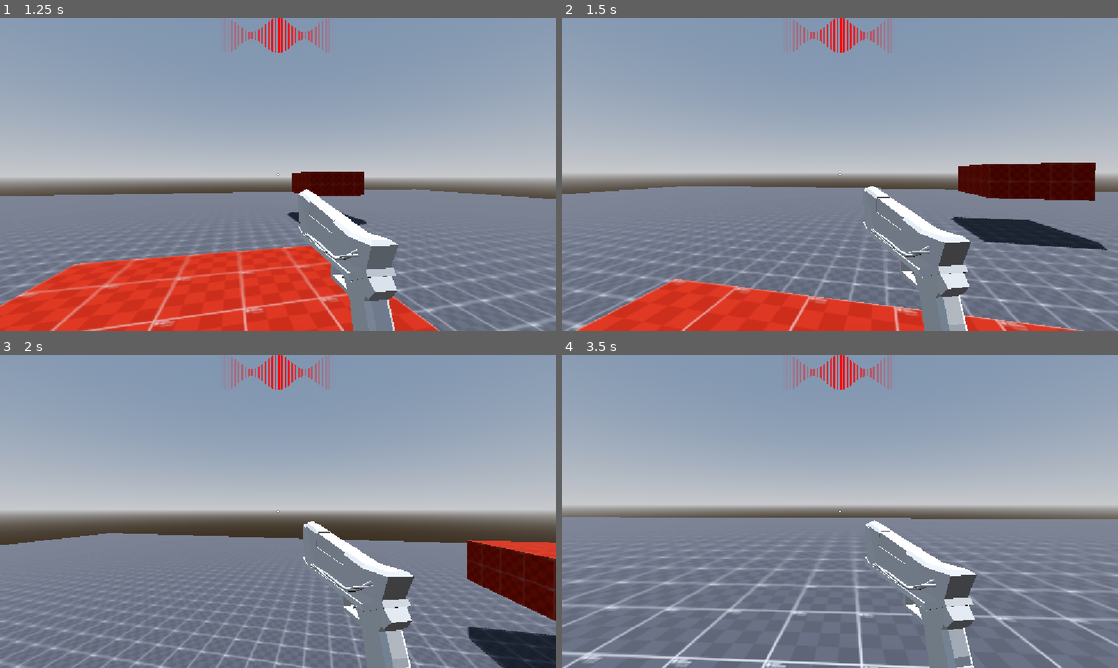
Above: before the commit, frames 1-4 (two rows, left to right).
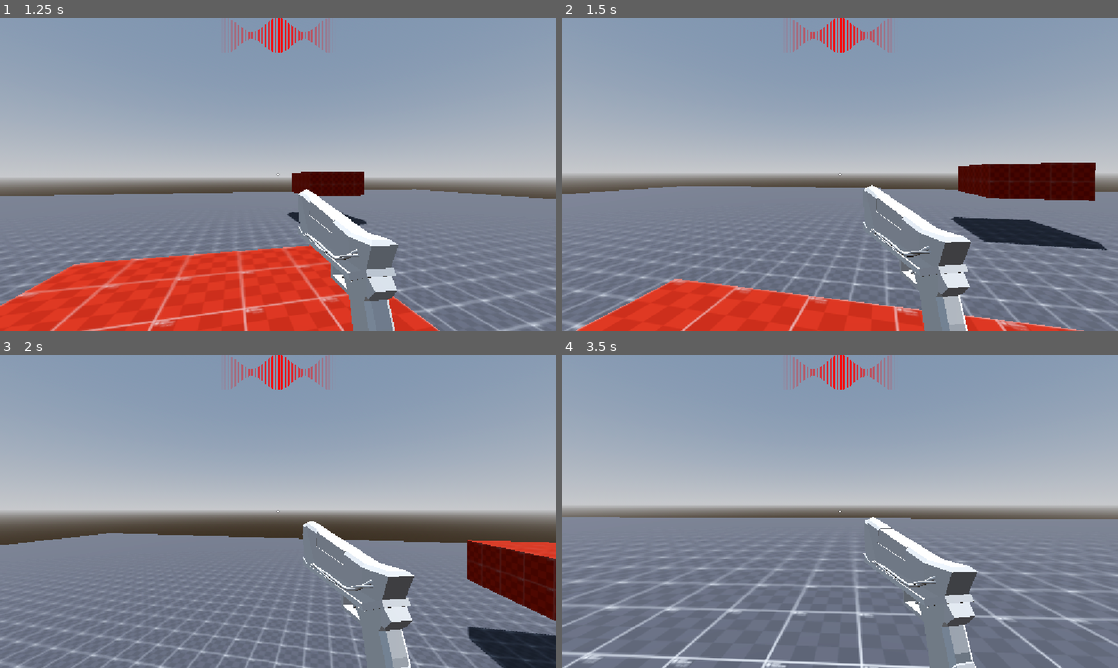
Above: after the commit, the same moments.

Repository: WasteIy/GameOff2025
Game: Godot game, scene res://Scenes/Levels/debug_level.tscn
The game is run twice, just before and just after one commit, with the same random seed, the same clock (stepped at 60 frames per second) and the same inputs.
Inputs (mouse positions are in pixels of both pictures, inside the frame that each line leads up to):
- Up to frame 1 (1.25 s): move the mouse to (305, 174) at 0.52 s; hold W (move_forward) from 0.53 s (still down); hold Ctrl (crouch) from 0.53 s (still down); click (305, 174) at 0.67 s; tap Space (jump) at 0.77 s
- Up to frame 2 (1.5 s): keep holding W (move_forward); move the mouse to (812, 174) at 1.27 s; release Ctrl (crouch) at 1.28 s; tap Shift (run) at 1.35 s
- Up to frame 3 (2 s): keep holding W (move_forward); tap Space (jump) at 1.52 s
- Up to frame 4 (3.5 s): keep holding W (move_forward); move the mouse to (851, 505) at 2.02 s; click (851, 505) at 2.1 s; move the mouse to (834, 517) at 2.77 s; tap Ctrl (crouch) at 2.85 s; click (834, 517) at 2.92 s; tap Space (jump) at 3.02 s

Frame 1 is identical in both runs. In frame 2, 0.2% of the frame differs, in the area x 54-74%, y 53-100%; in frame 3, 0.3%; in frame 4, 1.2%, in the area x 54-75%, y 51-100%.

Commit message:
New sway default values

Diff:
--- a/Scenes/Player/Weapons/weapon_class.gd
+++ b/Scenes/Player/Weapons/weapon_class.gd
@@ -23,8 +23,8 @@
 @export var fallback_reload_cooldown := 0.4
 
 @export_group("Sway Variables")
-@export var sway_min : Vector2 = Vector2(-20.0, -20.0)
-@export var sway_max : Vector2 = Vector2(20.0, 20.0)
+@export var sway_min : Vector2 = Vector2(-10.0, -10.0)
+@export var sway_max : Vector2 = Vector2(10.0, 10.0)
 @export_range(0,0.2,0.01) var sway_speed_position : float = 0.07
 @export_range(0,0.2,0.01) var sway_speed_rotation : float = 0.1
 @export_range(0,0.25,0.01) var sway_ammount_position : float = 0.1
--- a/Scenes/Player/Weapons/weapon_manager.tscn
+++ b/Scenes/Player/Weapons/weapon_manager.tscn
@@ -117,8 +117,6 @@
 script = ExtResource("2_6h34i")
 bullet_scene = ExtResource("3_pr5rr")
 early_reload_time = 0.2
-sway_min = Vector2(-10, -5)
-sway_max = Vector2(10, 5)
 sway_ammount_rotation = 10.0
 sway_noise = SubResource("NoiseTexture2D_pr5rr")
 sway_speed = 0.5
